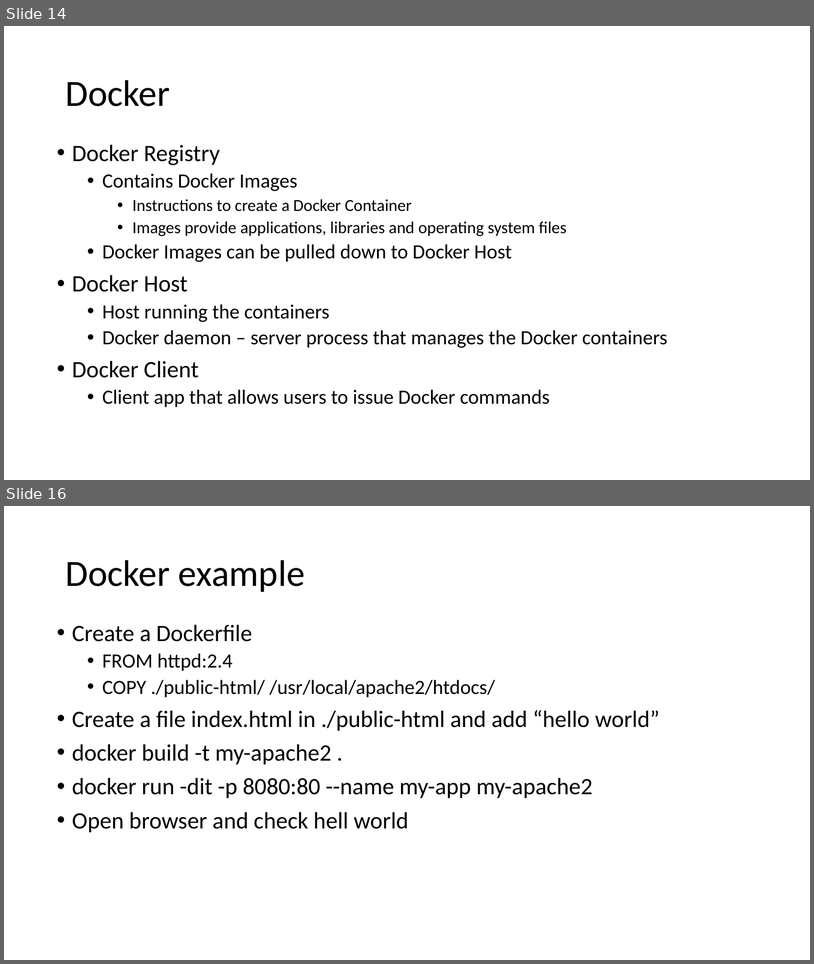
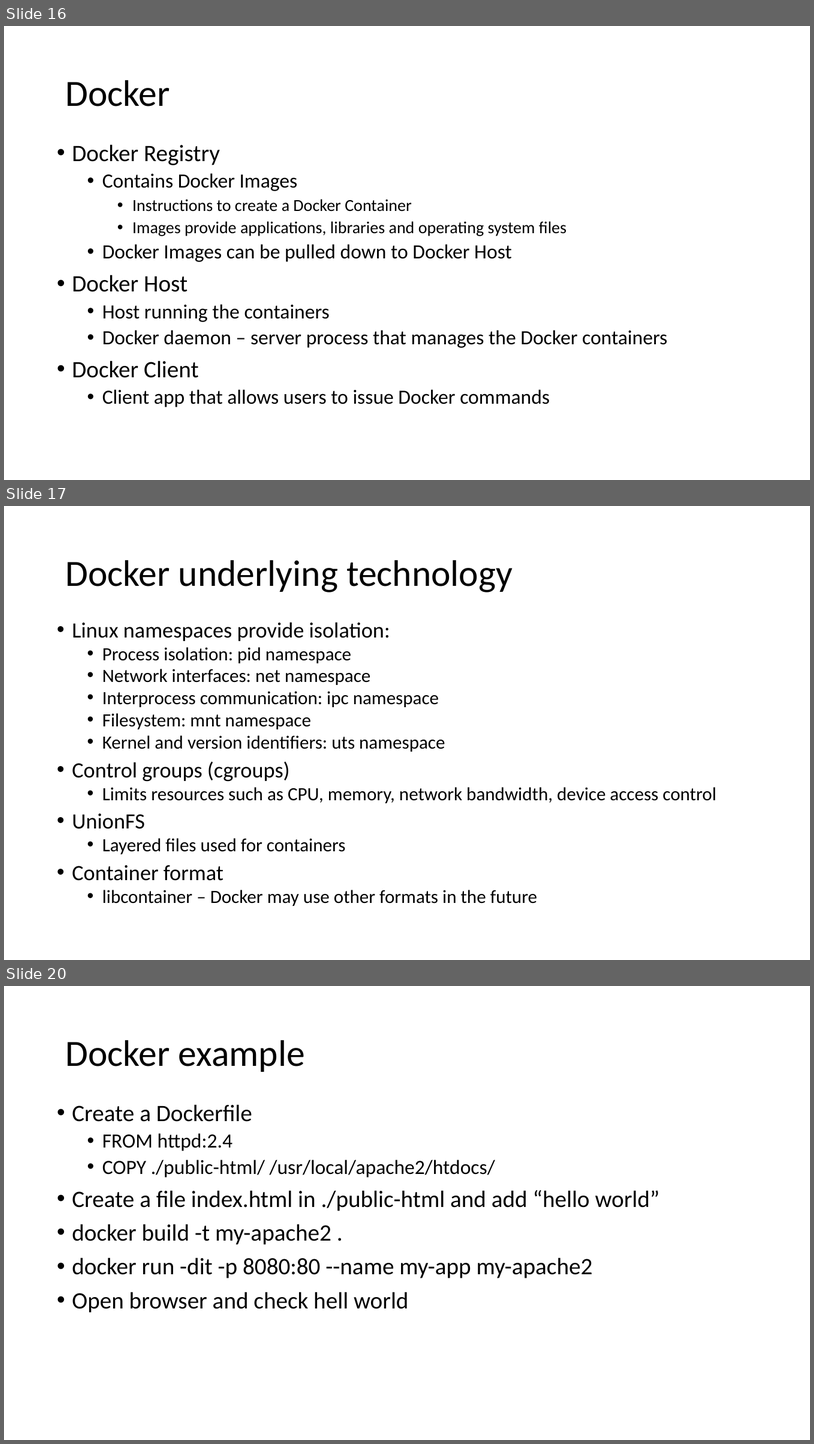
Before and after one commit to uwacsp/cits5503, a slide deck: Lectures/CITS5503Virtualisation.pptx. Shown one above the other, each under a label of ours: slides 14 and 16 before the commit, slides 16, 17 and 20 after it; the slides between them are not shown. The pictures are 814x964 and 814x1444 pixels, drawn with LibreOffice and Linux fonts; fonts in the diff are those of the drawing. Boxes give left, top, right and bottom in pixels: in the first picture for what was removed or moved away, otherwise in the second. Text is boxed around its words. In the diff, an @@ line names an element or a change of style, - is before the commit and + after.

```diff
--- a/Lectures/CITS5503Virtualisation.pptx
+++ b/Lectures/CITS5503Virtualisation.pptx
@@ slide 17 added at (x1=4, y1=506, x2=810, y2=960), background #FFFFFF @@
@@ title added at (x1=65, y1=560, x2=513, y2=592), 44 pt, text #000000 @@
+Docker underlying technology
@@ text added at (x1=72, y1=622, x2=717, y2=906), 22.2 pt, text #000000 @@
+• Linux namespaces provide isolation:
+  • Process isolation: pid namespace
+  • Network interfaces: net namespace
+  • Interprocess communication: ipc namespace
+  • Filesystem: mnt namespace
+  • Kernel and version identifiers: uts namespace
+• Control groups (cgroups)
+  • Limits resources such as CPU, memory, network bandwidth, device access control
+• UnionFS
+  • Layered files used for containers
+• Container format
+  • libcontainer – Docker may use other formats in the future
@@ what was slide 14 is now slide 16 @@
@@ what was slide 16 is now slide 20 @@
```
Also in this commit, not shown: 1 slide changed, 20 other slides added, 1 slide removed, 4 other files.
